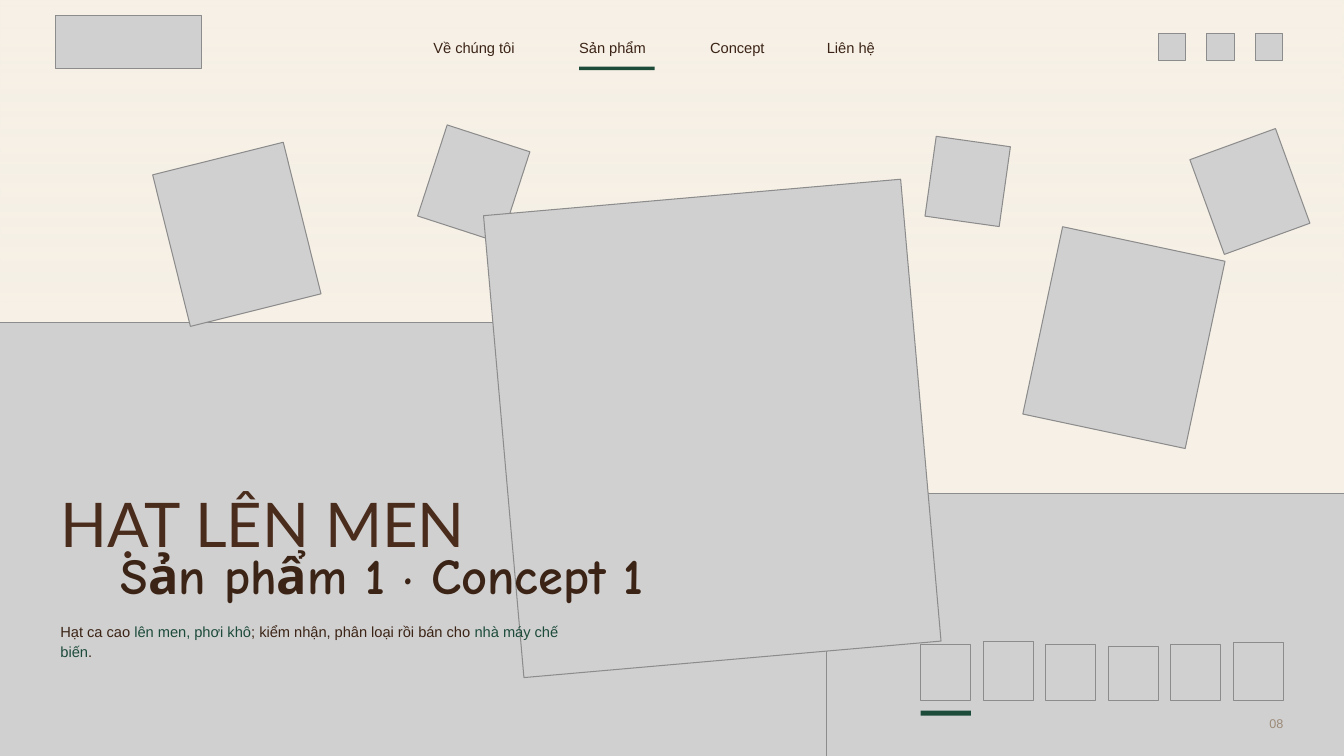
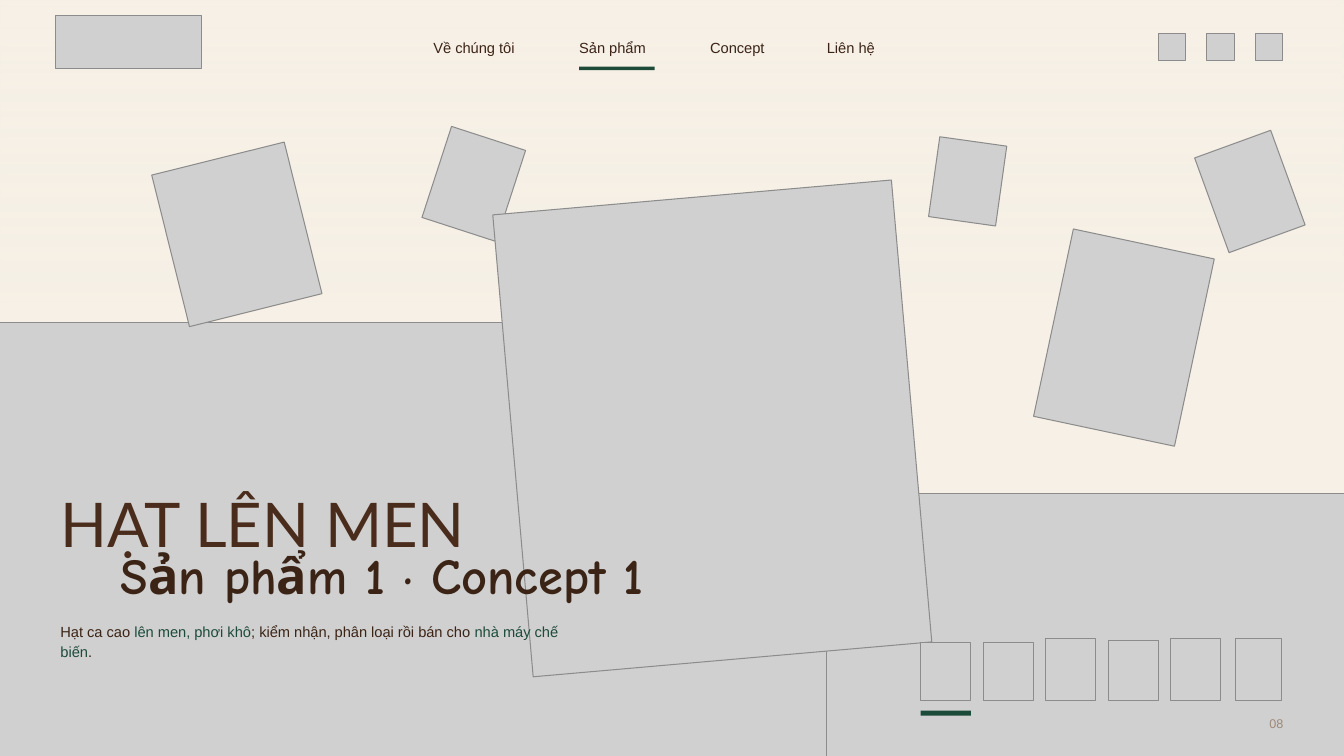
Before and after one commit to dakojsc-maker/ATL--DAKO, a slide deck: slide 8 of heragrain-cacao/1-concept-san-pham/Heragrain-Cacao_5-concept-san-pham.pptx. Drawn at 1344x756 pixels with LibreOffice and Linux fonts; fonts in the diff are those of the drawing; grey boxes stand for pictures; background and template pictures are left out. Boxes give left, top, right and bottom in pixels: in the first picture for what was removed or moved away, otherwise in the second. Text is boxed around its words. In the diff, an @@ line names an element or a change of style, - is before the commit and + after.

```diff
--- a/heragrain-cacao/1-concept-san-pham/Heragrain-Cacao_5-concept-san-pham.pptx
+++ b/heragrain-cacao/1-concept-san-pham/Heragrain-Cacao_5-concept-san-pham.pptx
@@ picture: place and size @@
-picture at (418, 125, 530, 243)
+picture at (422, 126, 525, 242)
@@ picture: place and size @@
-picture at (925, 136, 1010, 227)
+picture at (928, 137, 1006, 226)
@@ picture: place and size @@
-picture at (1190, 129, 1310, 254)
+picture at (1195, 130, 1305, 253)
@@ picture: place and size @@
-picture at (484, 179, 941, 678)
+picture at (493, 180, 932, 677)
@@ picture: place and size @@
-picture at (1023, 227, 1226, 449)
+picture at (1034, 229, 1215, 446)
@@ picture: place and size @@
-picture at (1046, 645, 1096, 701)
+picture at (1046, 638, 1096, 701)
@@ picture: place and size @@
-picture at (1108, 646, 1158, 701)
+picture at (1108, 640, 1158, 701)
@@ picture: place and size @@
-picture at (1171, 644, 1221, 701)
+picture at (1172, 638, 1221, 701)
@@ picture: place and size @@
-picture at (1233, 642, 1284, 701)
+picture at (1235, 638, 1281, 701)
```
Also in this commit, not shown: 17 other slides changed, 10 other files.
